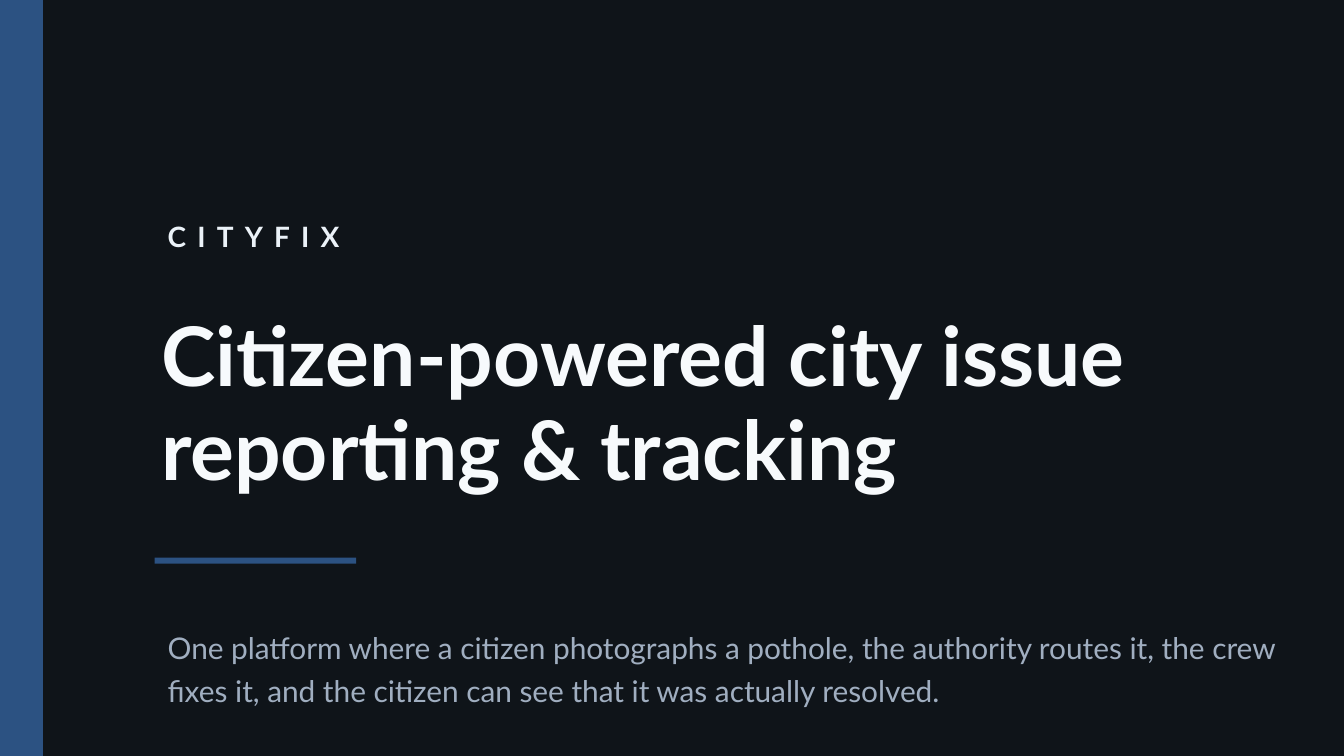
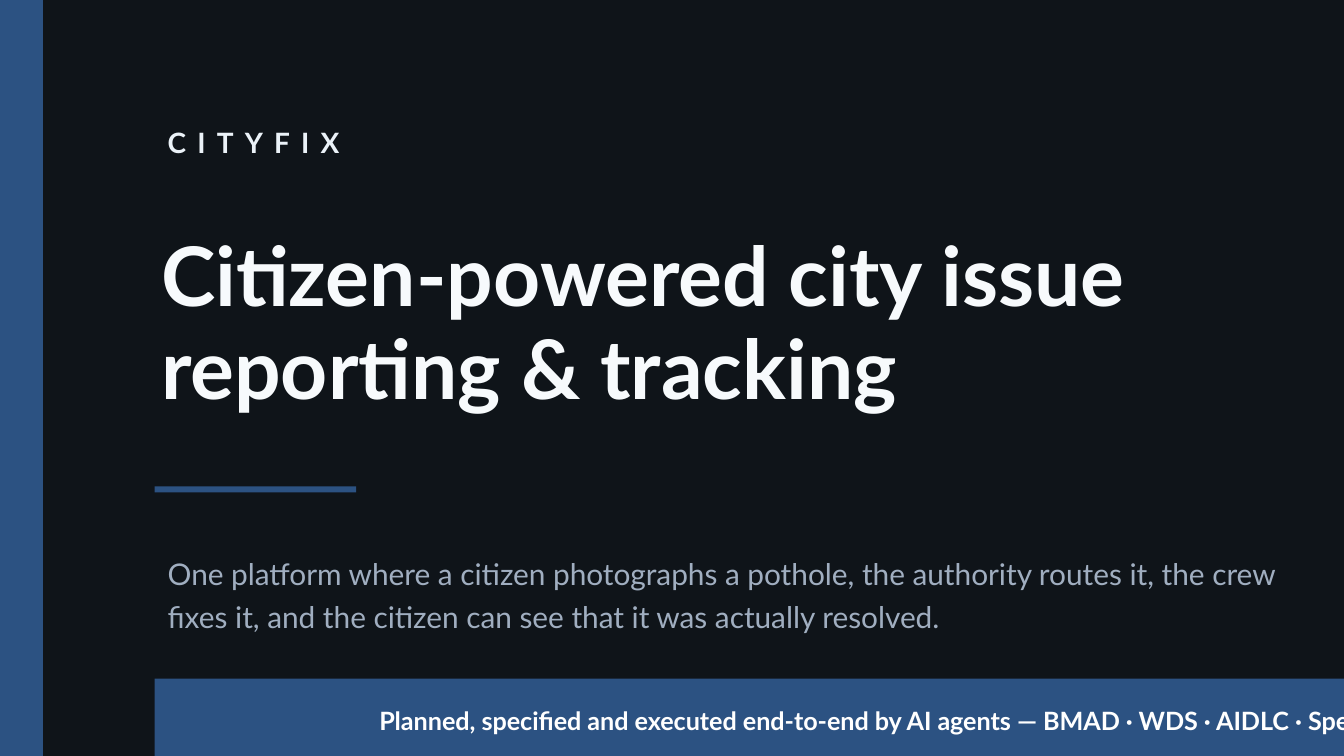
Before and after one commit to sanjitdev/SafetyManagement, a slide deck: slide 1 of presentation/CityFix.pptx. Drawn at 1344x756 pixels with LibreOffice and Linux fonts; fonts in the diff are those of the drawing. Boxes give left, top, right and bottom in pixels: in the first picture for what was removed or moved away, otherwise in the second. Text is boxed around its words. In the diff, an @@ line names an element or a change of style, - is before the commit and + after.

```diff
--- a/presentation/CityFix.pptx
+++ b/presentation/CityFix.pptx
@@ text "CITYFIX": place and size @@
-text "CITYFIX" at (155, 208, 1344, 265)
+text "CITYFIX" at (155, 114, 1344, 171)
@@ text "Citizen-powered city issue": place and size @@
-text "Citizen-powered city issue" at (161, 325, 1124, 495)
+text "Citizen-powered city issue" at (161, 245, 1124, 414)
@@ rectangle: place and size @@
-rectangle at (155, 558, 356, 563)
+rectangle at (155, 487, 356, 492)
@@ text "One platform where a citizen ...": place and size @@
-text "One platform where a citizen ..." at (168, 637, 1275, 707)
+text "One platform where a citizen ..." at (168, 563, 1275, 633)
@@ rectangle added at (155, 679, 1344, 756), fill #2C5282 @@
@@ text added at (379, 711, 1289, 735), 13.5 pt, text #FFFFFF, bold @@
+Planned, specified and executed end-to-end by AI agents — BMAD · WDS · AIDLC · Specsmd
```
Also in this commit, not shown: 4 slides added, 20 other files.
